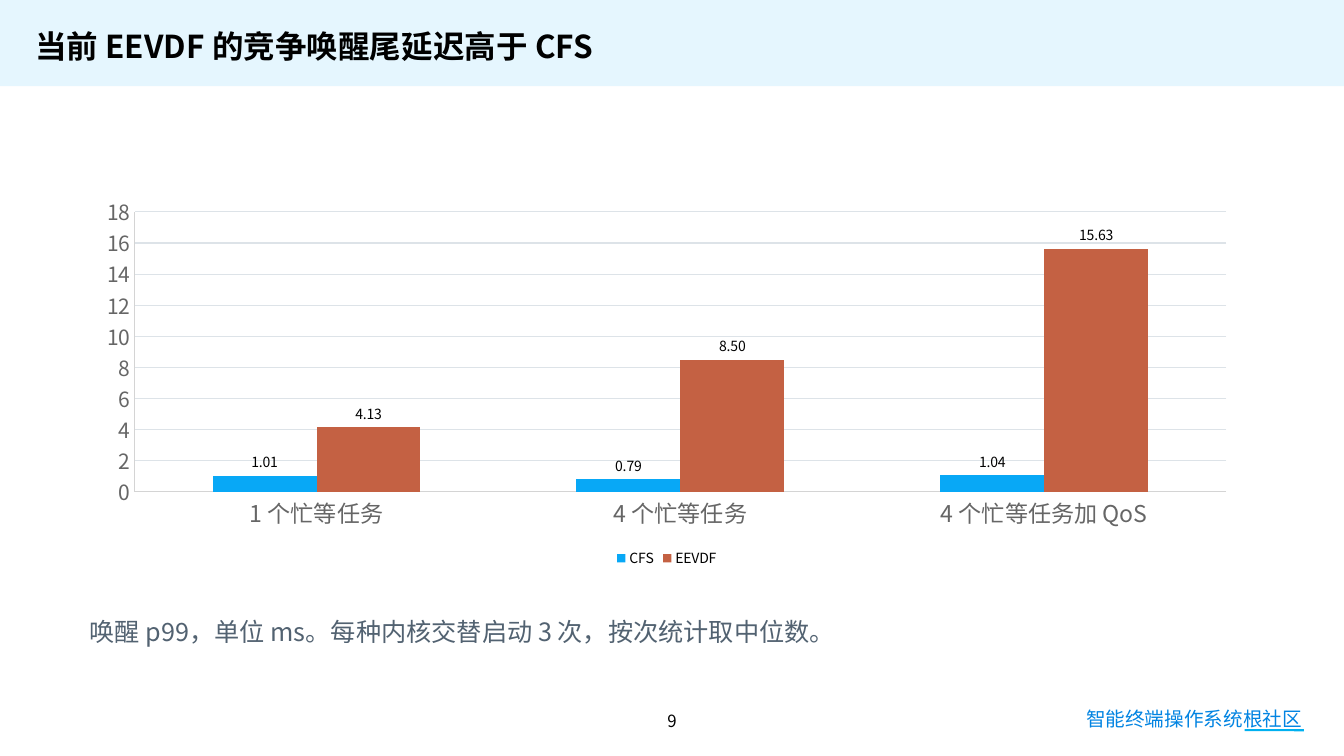
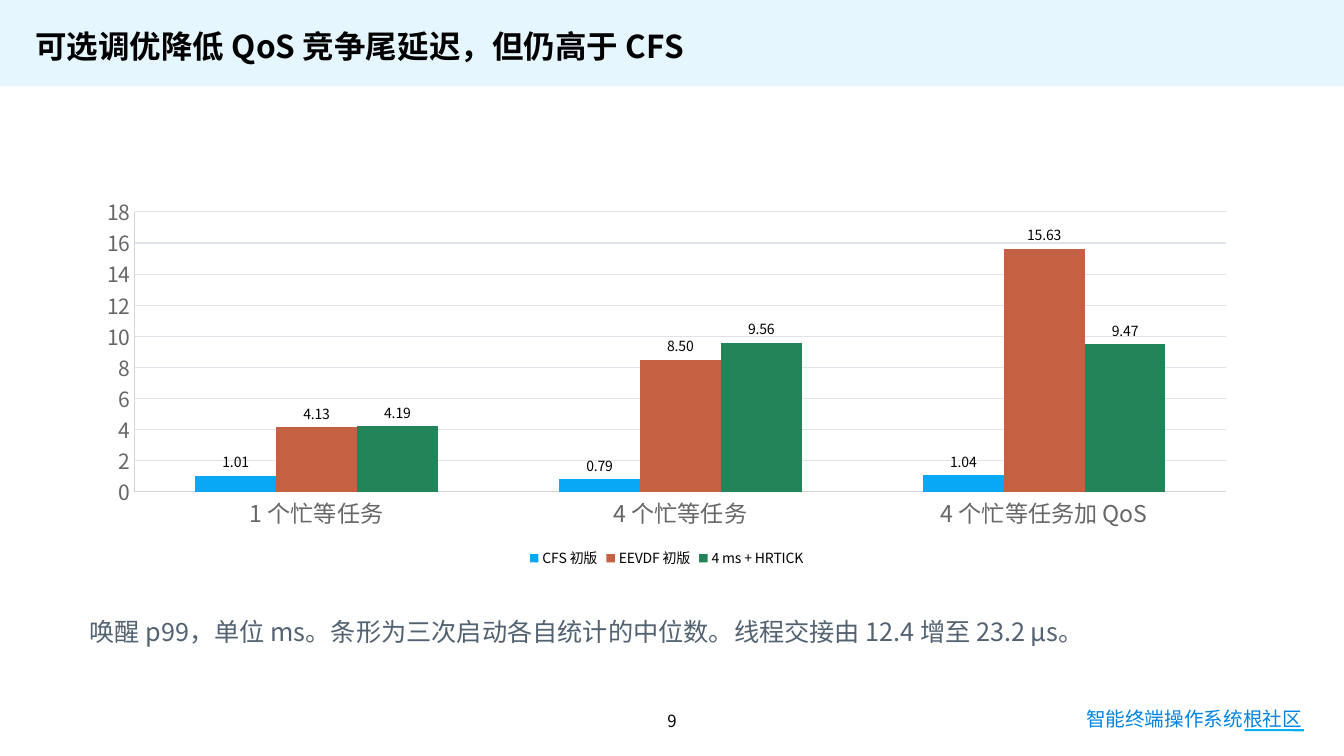
Before and after one commit to Shadow-ye/ohos-eevdf-qos, a slide deck: slide 9 of docs/competition/materials/答辩演示.pptx. Drawn at 1344x756 pixels with LibreOffice and Linux fonts; fonts in the diff are those of the drawing; background and template pictures are left out. Boxes give left, top, right and bottom in pixels: in the first picture for what was removed or moved away, otherwise in the second. Text is boxed around its words. In the diff, an @@ line names an element or a change of style, - is before the commit and + after.

Commit message:
Add optional EEVDF latency tuning evidence

```diff
--- a/docs/competition/materials/答辩演示.pptx
+++ b/docs/competition/materials/答辩演示.pptx
@@ text at (35, 31, 684, 65): text changed @@
-当前 EEVDF 的竞争唤醒尾延迟高于 CFS
+可选调优降低 QoS 竞争尾延迟，但仍高于 CFS
@@ column chart at (84, 190, 1249, 573) @@
-CFS: 1.01, 0.79, 1.04
+CFS 初版: 1.01, 0.79, 1.04
-EEVDF: 4.13, 8.5, 15.63
+EEVDF 初版: 4.13, 8.5, 15.63
+4 ms + HRTICK: 4.19, 9.56, 9.47
@@ text at (90, 620, 1084, 647): text changed @@
-唤醒 p99，单位 ms。每种内核交替启动 3 次，按次统计取中位数。
+唤醒 p99，单位 ms。条形为三次启动各自统计的中位数。线程交接由 12.4 增至 23.2 μs。
```
Also in this commit, not shown: 3 other slides changed, 53 other files.
